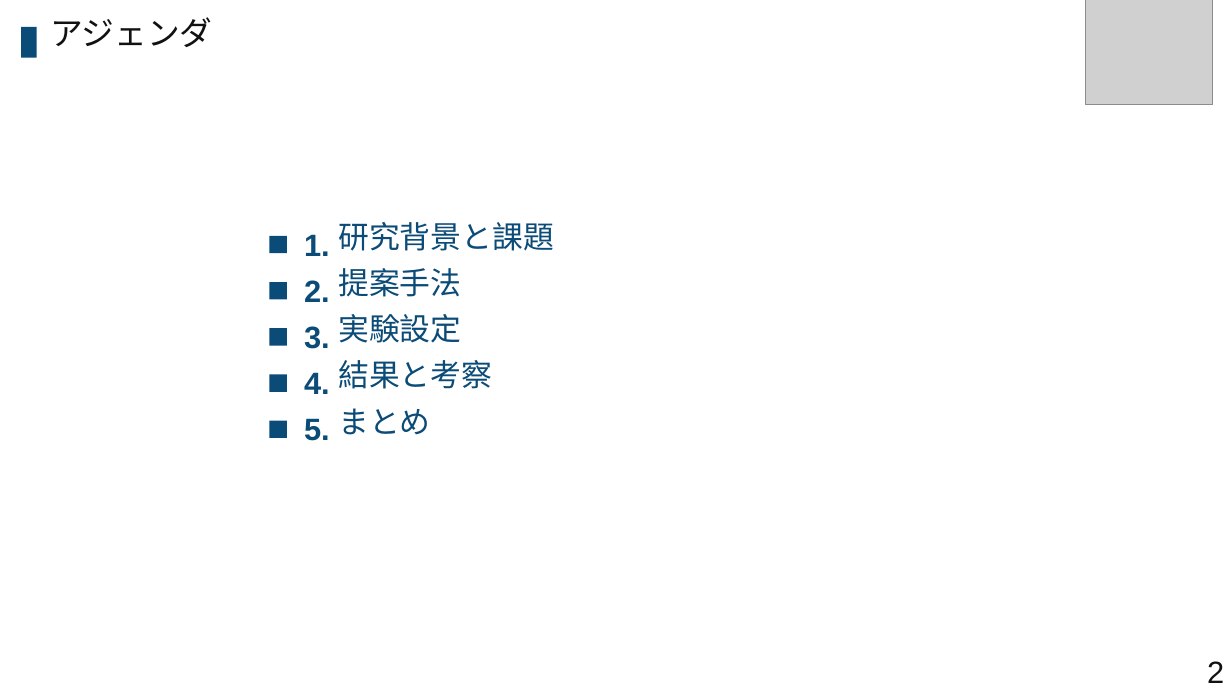
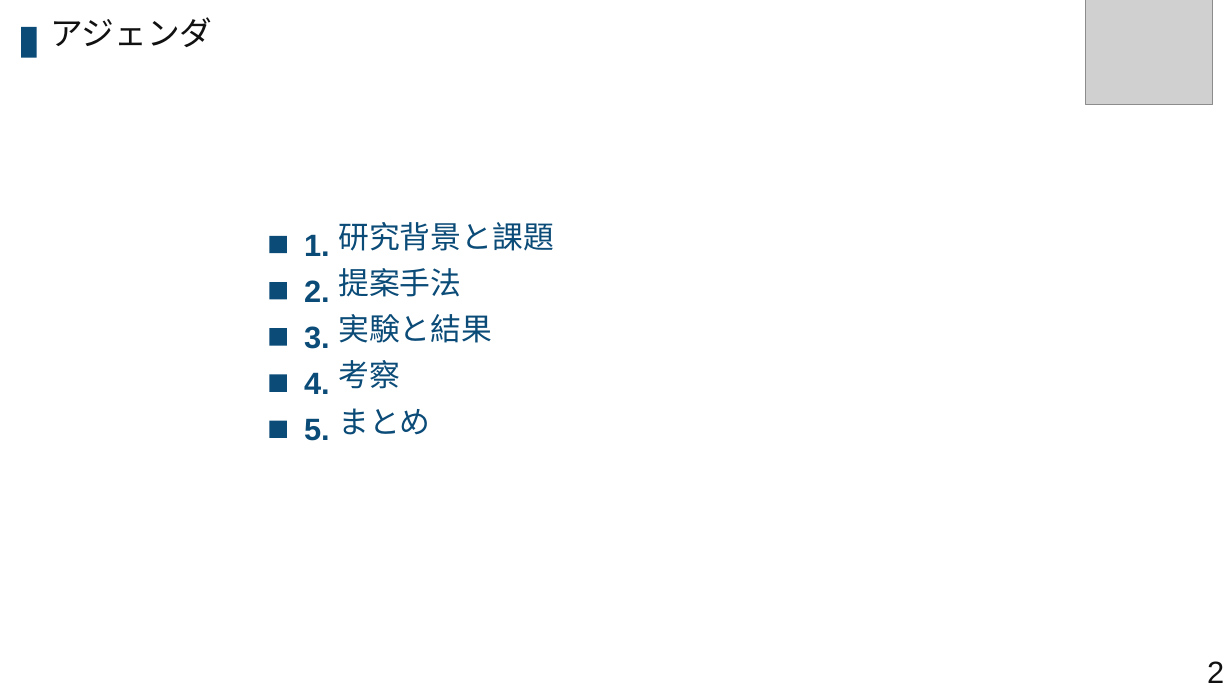
Before and after one commit to syarasyoujyu/create_presentation, a slide deck: slide 2 of data/sample-step3.pptx. Drawn at 1232x693 pixels with LibreOffice and Linux fonts; fonts in the diff are those of the drawing; grey boxes stand for pictures. Boxes give left, top, right and bottom in pixels: in the first picture for what was removed or moved away, otherwise in the second. Text is boxed around its words. In the diff, an @@ line names an element or a change of style, - is before the commit and + after.

```diff
--- a/data/sample-step3.pptx
+++ b/data/sample-step3.pptx
@@ text at (338,314,492,343): text changed @@
-実験設定
+実験と結果
@@ text at (338,360,400,389): text changed @@
-結果と考察
+考察
```
Also in this commit, not shown: 13 other slides changed, 27 other files.
